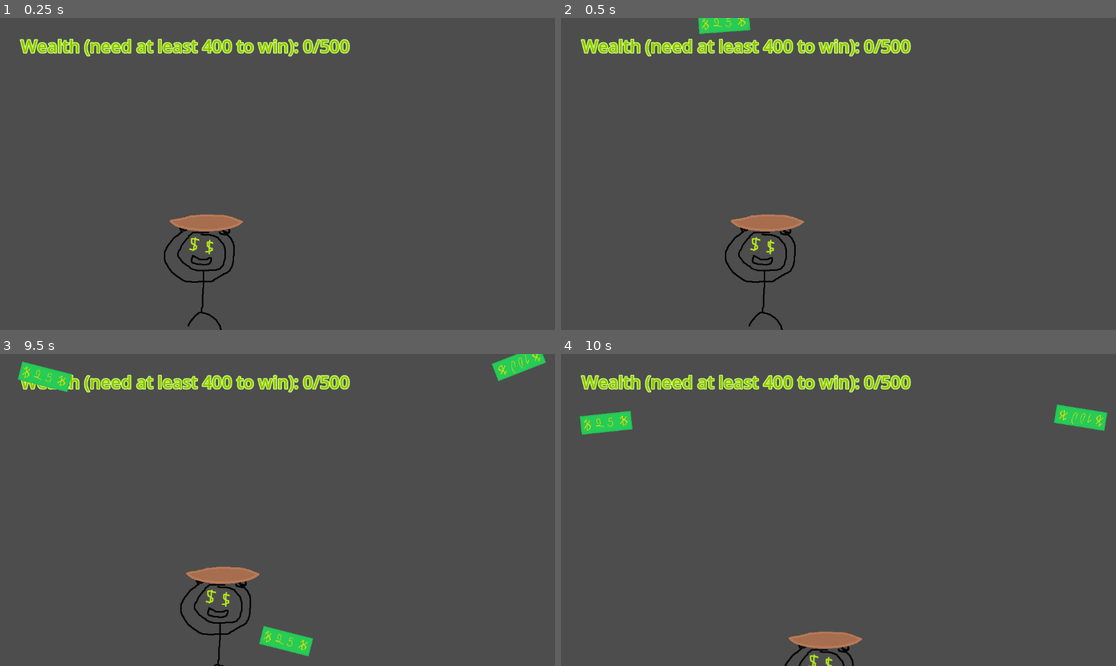
Above: before the commit, frames 1-4 (two rows, left to right).
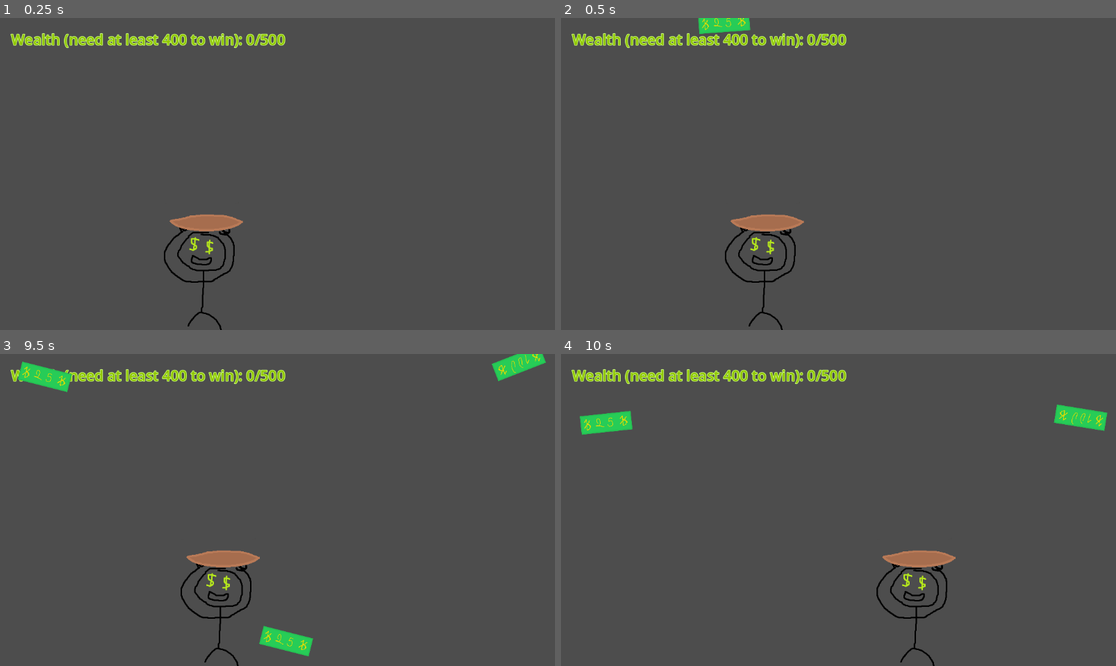
Above: after the commit, the same moments.

Repository: amaironi/CISC2540-Labs
Game: Godot game, scene res://main.tscn
The game is run twice, just before and just after one commit, with the same random seed, the same clock (stepped at 60 frames per second) and the same inputs.
Inputs (mouse positions are in pixels of both pictures, inside the frame that each line leads up to):
- Up to frame 1 (0.25 s): no input
- Up to frame 2 (0.5 s): no input
- Up to frame 3 (9.5 s): move the mouse to (399, 494) at 0.52 s; hold Right (ui_right) 0.53-1.28 s; click (399, 494) at 0.67 s; move the mouse to (166, 525) at 1.27 s; hold Left (ui_left) 1.28-2.03 s; move the mouse to (333, 441) at 2.02 s; hold Right (ui_right) 2.03-3.53 s; move the mouse to (249, 572) at 2.77 s; click (249, 572) at 2.92 s; move the mouse to (444, 556) at 3.52 s; hold Left (ui_left) 3.53-5.78 s; move the mouse to (111, 463) at 4.27 s; move the mouse to (305, 510) at 5.02 s; click (305, 510) at 5.17 s; move the mouse to (194, 432) at 5.77 s; hold Right (ui_right) 5.78-8.03 s; move the mouse to (399, 494) at 6.52 s; move the mouse to (166, 525) at 7.27 s; click (166, 525) at 7.42 s; move the mouse to (333, 441) at 8.02 s; hold Left (ui_left) from 8.03 s (still down); move the mouse to (249, 572) at 8.77 s
- Up to frame 4 (10 s): move the mouse to (1005, 556) at 9.52 s; release Left (ui_left) at 9.53 s; hold Right (ui_right) from 9.53 s (still down); click (1005, 556) at 9.67 s

The runs differ from the first frame. In frame 1, 2.7% of the frame differs, in the area x 1-64%, y 4-13%; in frame 2, 2.7%; in frame 3, 4.2%; in frame 4, 4.5%, in the area x 1-72%, y 4-100%.

Commit message:
minor position fixes

Diff:
--- a/lab3/bowl.tscn
+++ b/lab3/bowl.tscn
@@ -7,6 +7,7 @@
 size = Vector2(159, 60)
 
 [node name="CharacterBody2D" type="CharacterBody2D"]
+position = Vector2(1, -1)
 script = ExtResource("1_ggep6")
 
 [node name="Bowl" type="Sprite2D" parent="."]
@@ -14,8 +15,8 @@
 texture = ExtResource("1_csttc")
 
 [node name="CollisionShape2D" type="CollisionShape2D" parent="."]
-position = Vector2(12, 54)
-scale = Vector2(0.01, 0.01)
+position = Vector2(-10000, 54)
+scale = Vector2(1e-05, 1e-05)
 shape = SubResource("RectangleShape2D_be2bu")
 
 [node name="Area2D" type="Area2D" parent="."]
--- a/lab3/main.tscn
+++ b/lab3/main.tscn
@@ -6,9 +6,9 @@
 [ext_resource type="PackedScene" uid="uid://b410fjyp14e54" path="res://bowl.tscn" id="3_r5mfc"]
 
 [sub_resource type="LabelSettings" id="LabelSettings_bya8m"]
-font_size = 36
+font_size = 30
 font_color = Color(0.556863, 0.768627, 0, 1)
-outline_size = 8
+outline_size = 5
 outline_color = Color(0.794876, 1, 0.464353, 1)
 
 [sub_resource type="LabelSettings" id="LabelSettings_v4tx2"]
@@ -21,10 +21,10 @@
 script = ExtResource("1_kkdi3")
 
 [node name="Label" type="Label" parent="."]
-offset_left = 43.0
-offset_top = 33.0
-offset_right = 198.0
-offset_bottom = 83.0
+offset_left = 23.0
+offset_top = 23.0
+offset_right = 178.0
+offset_bottom = 73.0
 text = "WEALTH:"
 label_settings = SubResource("LabelSettings_bya8m")
 
